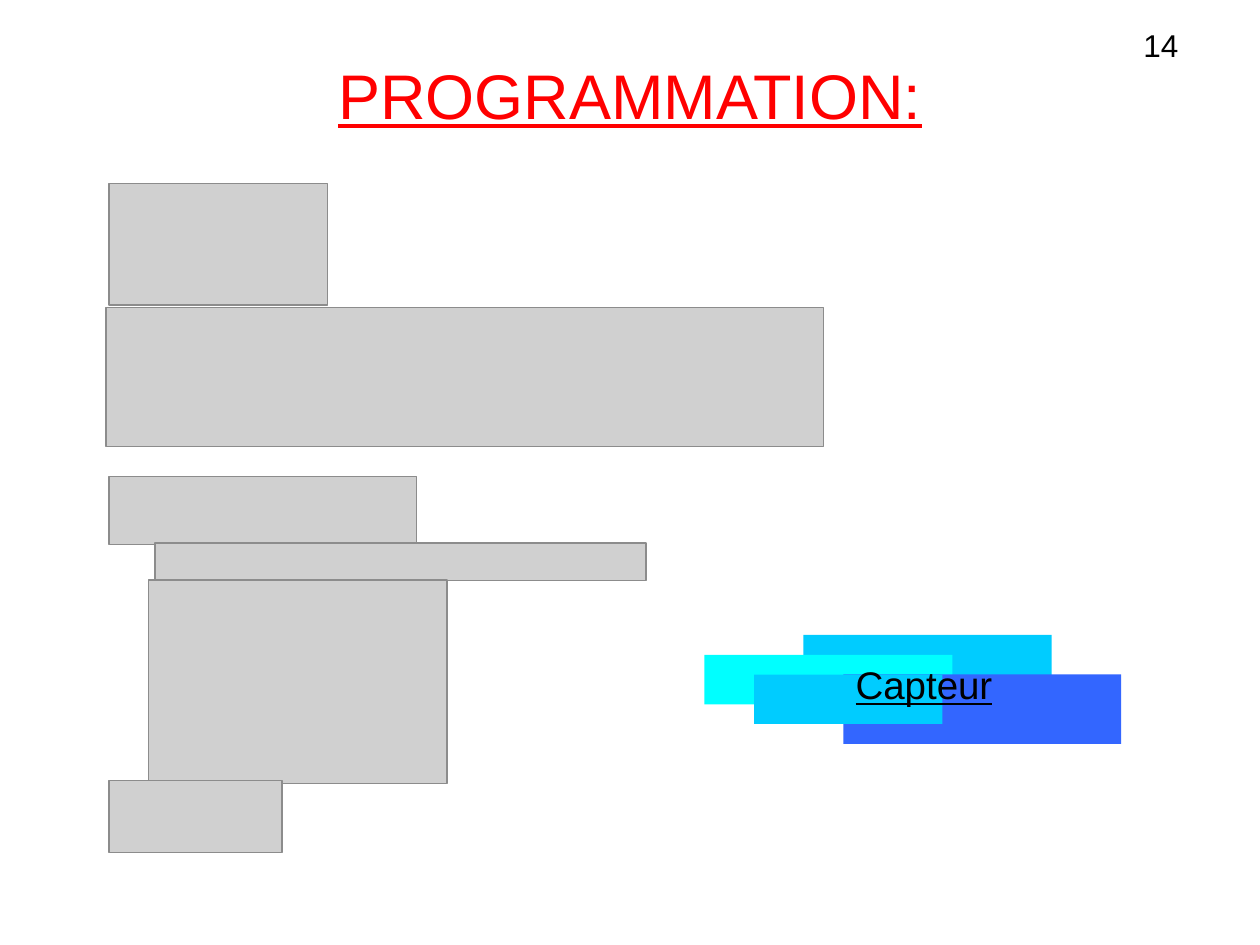
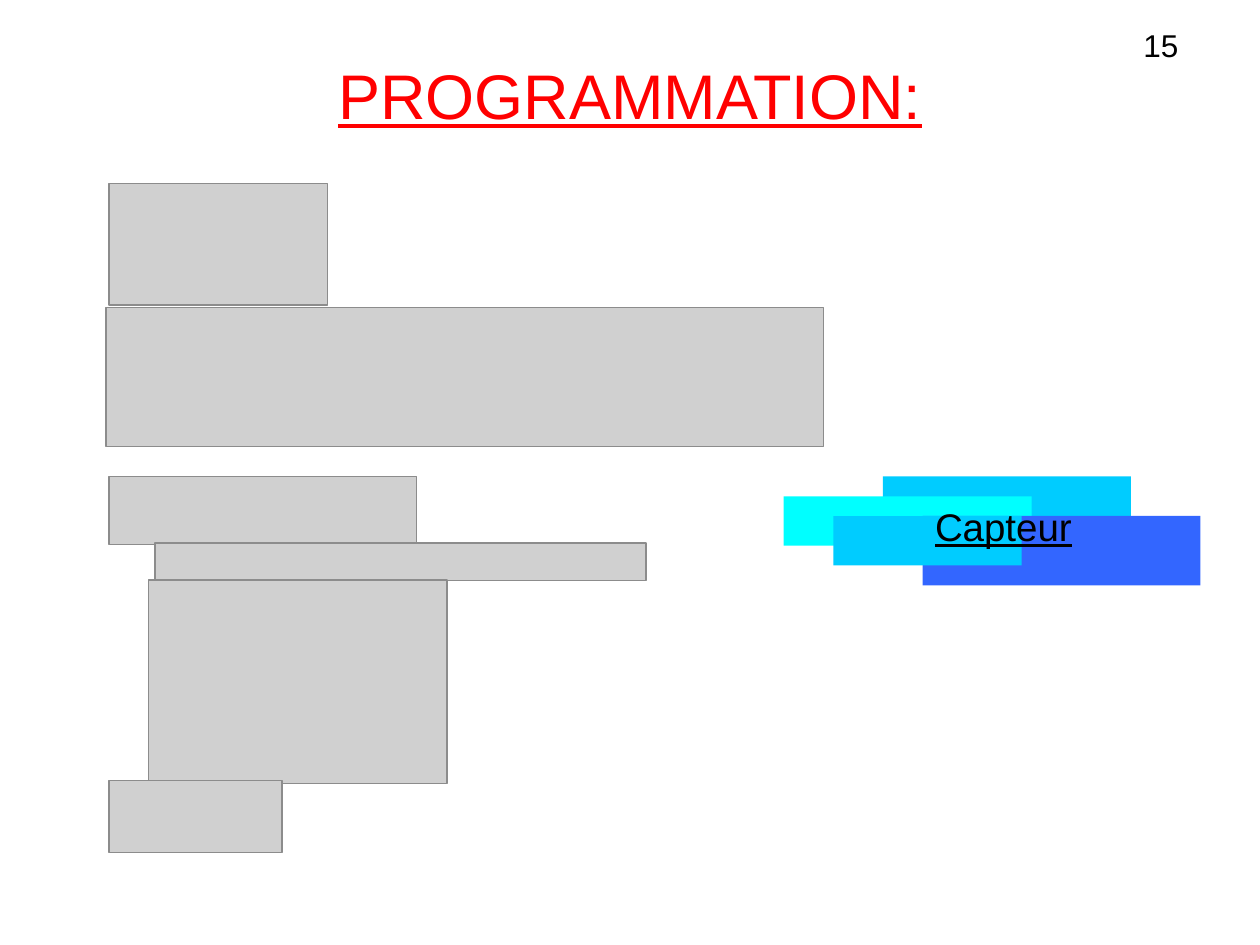
Before and after one commit to lesliesam96/Projet-STI2D, a slide deck: slide 15 of hugo/diapo_R3.odp (slide 14 before the commit). Drawn at 1260x945 pixels with LibreOffice and Linux fonts; fonts in the diff are those of the drawing; grey boxes stand for pictures. Boxes give left, top, right and bottom in pixels: in the first picture for what was removed or moved away, otherwise in the second. Text is boxed around its words. In the diff, an @@ line names an element or a change of style, - is before the commit and + after.

```diff
--- a/hugo/diapo_R3.odp
+++ b/hugo/diapo_R3.odp
@@ text at bbox=[1143, 35, 1178, 58]: text changed @@
-14
+15
@@ rectangle added at bbox=[883, 476, 1131, 546], fill #00CCFF @@
@@ rectangle: place and size @@
-rectangle at bbox=[704, 655, 953, 704]
+rectangle at bbox=[784, 496, 1032, 546]
@@ text "Capteur": place and size @@
-text "Capteur" at bbox=[856, 669, 993, 707]
+text "Capteur" at bbox=[935, 510, 1072, 548]
@@ rectangle: place and size @@
-rectangle at bbox=[804, 635, 1052, 704]
+rectangle at bbox=[833, 517, 1021, 566]
@@ rectangle: place and size @@
-rectangle at bbox=[843, 674, 1120, 743]
+rectangle at bbox=[922, 517, 1200, 586]
@@ rectangle removed at bbox=[753, 674, 941, 723] @@
```
Also in this commit, not shown: 10 other slides changed, 3 slides added, 2 slides removed.
